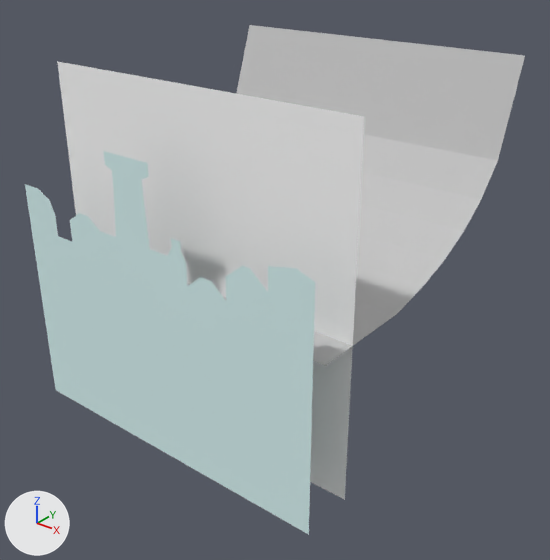
A saved change to the Blender file assets/stage.blend.
The view is the same before and after, from a 50 mm lens placed at (26.3, -24.6, 17.5), pointed at (0.8, 7.3, -2.3). Arrows for +X, +Y and +Z are at lower left; the lights stay in place.

Names of what the first picture shows: 'BDFloor', 'BDWall', 'BDWall.001'.
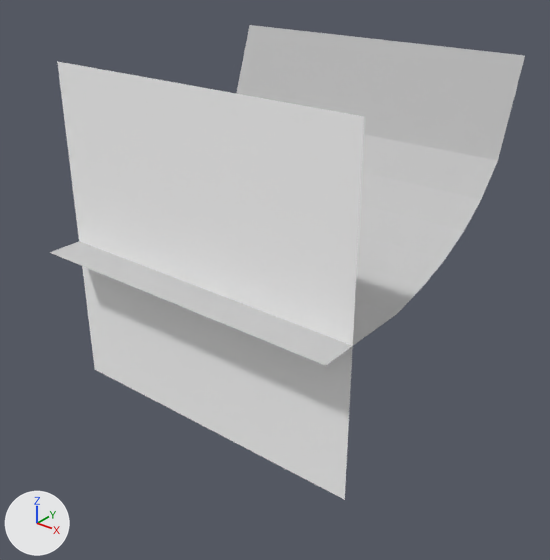
What the commit changed:
Object 'BDWall.001' (ob_bdwall_001) is deleted.

Boxes [x1, y1, x2, y2] around the edits, measured in the pictures (550 x 560 px):
'BDWall.001', deleted: before [25, 151, 315, 535]
